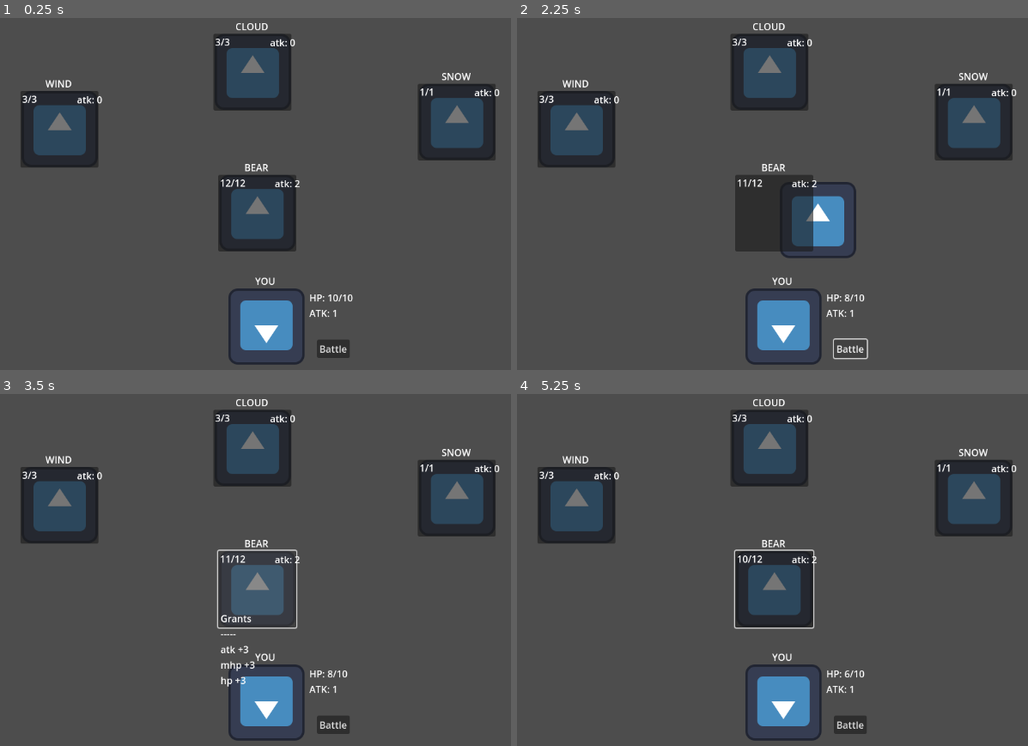
Above: before the commit, frames 1-4 (two rows, left to right).
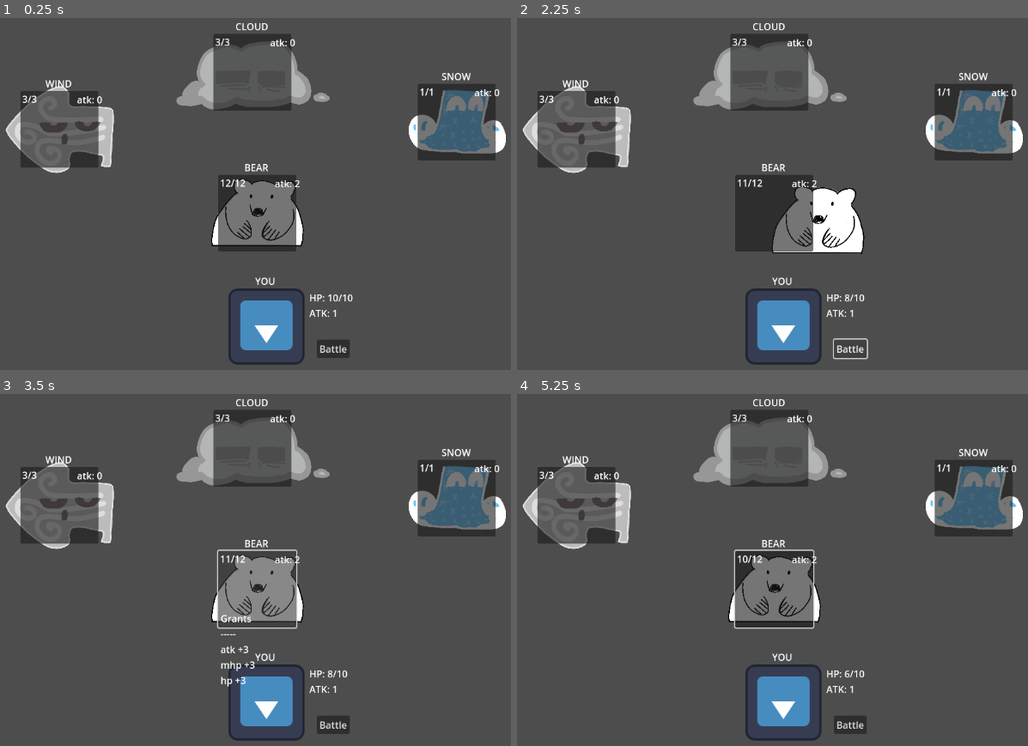
Above: after the commit, the same moments.

Repository: alex-mike-mark-again/godot-combat
Game: Godot game, scene res://main.tscn
Same seed, same stepped clock (60 frames per second), same inputs: the game is played once before the commit and once after it. The engine's default icon, where the game draws it, is replaced by a stand-in: a white triangle on a blue panel in a dark square.
Inputs (mouse positions are in pixels of both pictures, inside the frame that each line leads up to):
- Up to frame 1 (0.25 s): no input
- Up to frame 2 (2.25 s): click "Battle" at 0.5 s; click (772, 211) at 1.27 s; click "Battle" at 2 s
- Up to frame 3 (3.5 s): click (255, 587) at 2.77 s
- Up to frame 4 (5.25 s): click "Battle" at 3.5 s; click (772, 587) at 4.27 s; tap Enter at 5 s; move the mouse to (925, 541) at 5.02 s

The runs differ from the first frame. In frame 1, 12% of the frame differs, in the area x 1-99%, y 6-66%; in frame 2, 12%, in the area x 1-99%, y 6-69%; in frame 3, 11%; in frame 4, 12%.

Commit message:
Adds some graphics. Sin of binary files in git.

Diff:
--- a/troops/stage1.tscn
+++ b/troops/stage1.tscn
@@ -1,7 +1,11 @@
-[gd_scene load_steps=3 format=3 uid="uid://bfa7mhlmpbqe0"]
+[gd_scene load_steps=7 format=3 uid="uid://bfa7mhlmpbqe0"]
 
 [ext_resource type="Script" path="res://troops/troop.gd" id="1_kfjx4"]
 [ext_resource type="PackedScene" uid="uid://d15w3qccq2gc8" path="res://enemies/enemy.tscn" id="2_a0efq"]
+[ext_resource type="Texture2D" uid="uid://ck7xxlvcrmnqv" path="res://sprites/bear.png" id="3_bmras"]
+[ext_resource type="Texture2D" uid="uid://3n0yhrjeili3" path="res://sprites/show.png" id="4_cgowh"]
+[ext_resource type="Texture2D" uid="uid://b8brr2c14dguv" path="res://sprites/cloud.png" id="5_glpmp"]
+[ext_resource type="Texture2D" uid="uid://dgx5p171tbgor" path="res://sprites/wind.png" id="6_v4plu"]
 
 [node name="stage1" type="Node2D"]
 script = ExtResource("1_kfjx4")
@@ -14,11 +18,19 @@
 mhp = 12
 atk = 2
 
+[node name="Sprite2D" parent="BEAR" index="0"]
+scale = Vector2(0.095, 0.095)
+texture = ExtResource("3_bmras")
+
 [node name="SNOW" parent="." instance=ExtResource("2_a0efq")]
 position = Vector2(910, 215)
 buff_atk = 2
 mhp = 1
 atk = 0
+
+[node name="Sprite2D" parent="SNOW" index="0"]
+scale = Vector2(0.19, 0.19)
+texture = ExtResource("4_cgowh")
 
 [node name="CLOUD" parent="." instance=ExtResource("2_a0efq")]
 position = Vector2(567, 131)
@@ -26,8 +38,21 @@
 mhp = 3
 atk = 0
 
+[node name="Sprite2D" parent="CLOUD" index="0"]
+scale = Vector2(0.105, 0.105)
+texture = ExtResource("5_glpmp")
+
 [node name="WIND" parent="." instance=ExtResource("2_a0efq")]
 position = Vector2(243, 227)
 buff_atk = 5
 mhp = 3
 atk = 0
+
+[node name="Sprite2D" parent="WIND" index="0"]
+scale = Vector2(0.095, 0.095)
+texture = ExtResource("6_v4plu")
+
+[editable path="BEAR"]
+[editable path="SNOW"]
+[editable path="CLOUD"]
+[editable path="WIND"]
Binary file added: sprites/bear.png
Not shown, added: sprites/bear.png.import
Binary file added: sprites/cloud.png
Not shown, added: sprites/cloud.png.import
Binary file added: sprites/show.png
Not shown, added: sprites/show.png.import
Binary file added: sprites/wind.png
Not shown, added: sprites/wind.png.import
